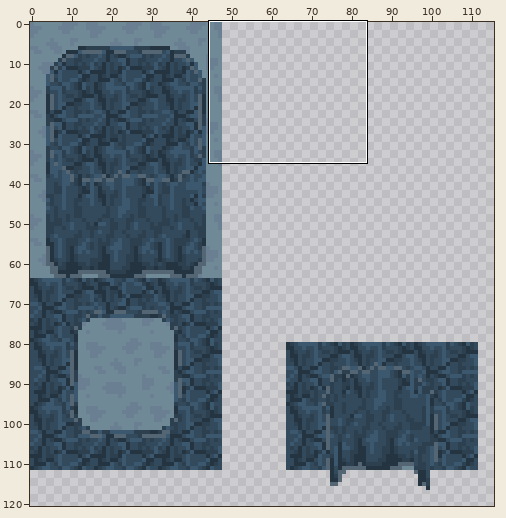
Pixel-art file, stored at art/underwater_tilemap.aseprite. The first picture is a wide view before the edit; the outline marks the close-up.
Close-up. The starting point:
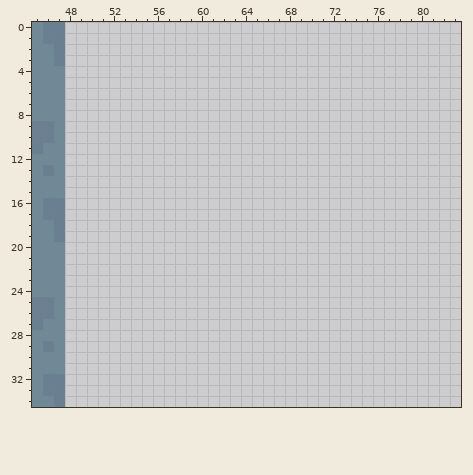
256x256 pixels, 1 frame. Colours within 5 levels of each other are drawn and written as one. Shown: x 45..83, y 0..34. The wide view leaves out empty margins.
Now the later version:
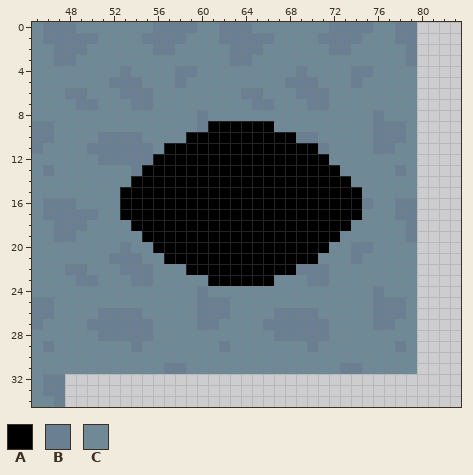
Palette (. is transparent): A #000000  B #6a7f91  C #6f8997
Diff:
Layers "Layer 2", "Layer 1":
y 0: x 48..79 ................................ -> BCCCCCCCBBBBCCBBBCCCCCCCBBBBCCBB
y 1: x 48..79 ................................ -> BBBCCCCBBBBCCCBBBBBCCCCBBBBCCCBB
y 2: x 48..79 ................................ -> BBCCCCCCBBCCCCCBBBCCCCCCBBCCCCCB
y 3: x 48..79 ................................ -> BCCCCCCCCCCCCCCBBCCCCCCCCCCCCCCB
y 4: x 48..79 ................................ -> CCCCCBCCCCBBCCCCCCCCCBCCCCBBCCCC
y 5: x 48..79 ................................ -> CCCCBBBCCCBCCCCCCCCCBBBCCCBCCCCC
y 6: x 48..79 ................................ -> BBCCCBBBCCCCCCCCBBCCCBBBCCCCCCCC
y 7: x 48..79 ................................ -> CBBCCCBBCCCCCCCCCBBCCCBBCCCCCCCC
y 8: x 48..79 ................................ -> CCCCCCCCCCCCBCCCCCCCCCCCCCCCBCCC
y 9: x 48..79 ................................ -> CCCCCCCCCCCCBAAAAAACCCCCCCCCBBBC
y 10: x 48..79 ................................ -> CCCBBBBCCCCAAAAAAAAAABBCCCCCBBBC
y 11: x 48..79 ................................ -> CCBBBBBBCAAAAAAAAAAAAAABCCCCBBCC
y 12: x 48..79 ................................ -> CCCBBBBBAAAAAAAAAAAAAAAACCCCCCCC
y 13: x 48..79 ................................ -> CCCCCCBAAAAAAAAAAAAAAAAAACCCCCBC
y 14: x 48..79 ................................ -> CCCCCCAAAAAAAAAAAAAAAAAAAACCCCCC
y 15: x 48..79 ................................ -> CCCCCAAAAAAAAAAAAAAAAAAAAAACCCCC
y 16: x 48..79 ................................ -> BCCCCAAAAAAAAAAAAAAAAAAAAAABCCBB
y 17: x 48..79 ................................ -> BBBCCAAAAAAAAAAAAAAAAAAAAAACCCBB
y 18: x 48..79 ................................ -> BBCCCCAAAAAAAAAAAAAAAAAAAACCCCCB
y 19: x 48..79 ................................ -> BCCCCCCAAAAAAAAAAAAAAAAAACCCCCCB
y 20: x 48..79 ................................ -> CCCCCBCCAAAAAAAAAAAAAAAACCBBCCCC
y 21: x 48..79 ................................ -> CCCCBBBCCAAAAAAAAAAAAAACCCBCCCCC
y 22: x 48..79 ................................ -> BBCCCBBBCCCAAAAAAAAAABBBCCCCCCCC
y 23: x 48..79 ................................ -> CBBCCCBBCCCCCAAAAAACCCBBCCCCCCCC
y 24: x 48..79 ................................ -> CCCCCCCCCCCCBCCCCCCCCCCCCCCCBCCC
y 25: x 48..79 ................................ -> CCCCCCCCCCCCBBBCCCCCCCCCCCCCBBBC
y 26: x 48..79 ................................ -> CCCBBBBCCCCCBBBCCCCBBBBCCCCCBBBC
y 27: x 48..79 ................................ -> CCBBBBBBCCCCBBCCCCBBBBBBCCCCBBCC
y 28: x 48..79 ................................ -> CCCBBBBBCCCCCCCCCCCBBBBBCCCCCCCC
y 29: x 48..79 ................................ -> CCCCCCBCCCCCCCBCCCCCCCBCCCCCCCBC
y 30: x 48..79 ................................ -> CCCCCCCCCCCCCCCCCCCCCCCCCCCCCCCC
y 31: x 48..79 ................................ -> CCCCCCCCCBBCCCCCCCCCCCCCCBBCCCCC
Where, in picture pixels (left, top, right, bottom), the same in both close-ups:
added: (65, 22, 417, 374)
